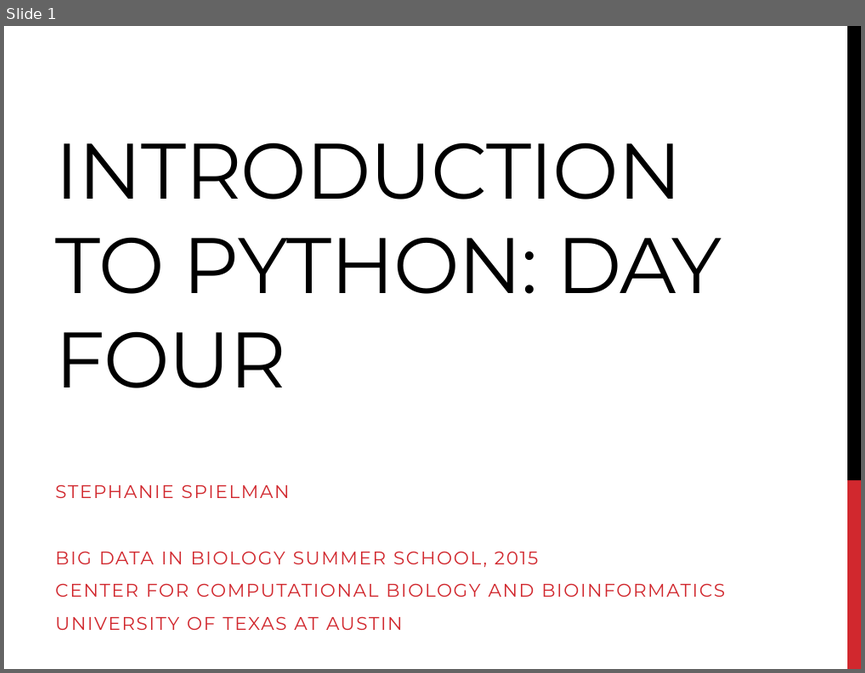
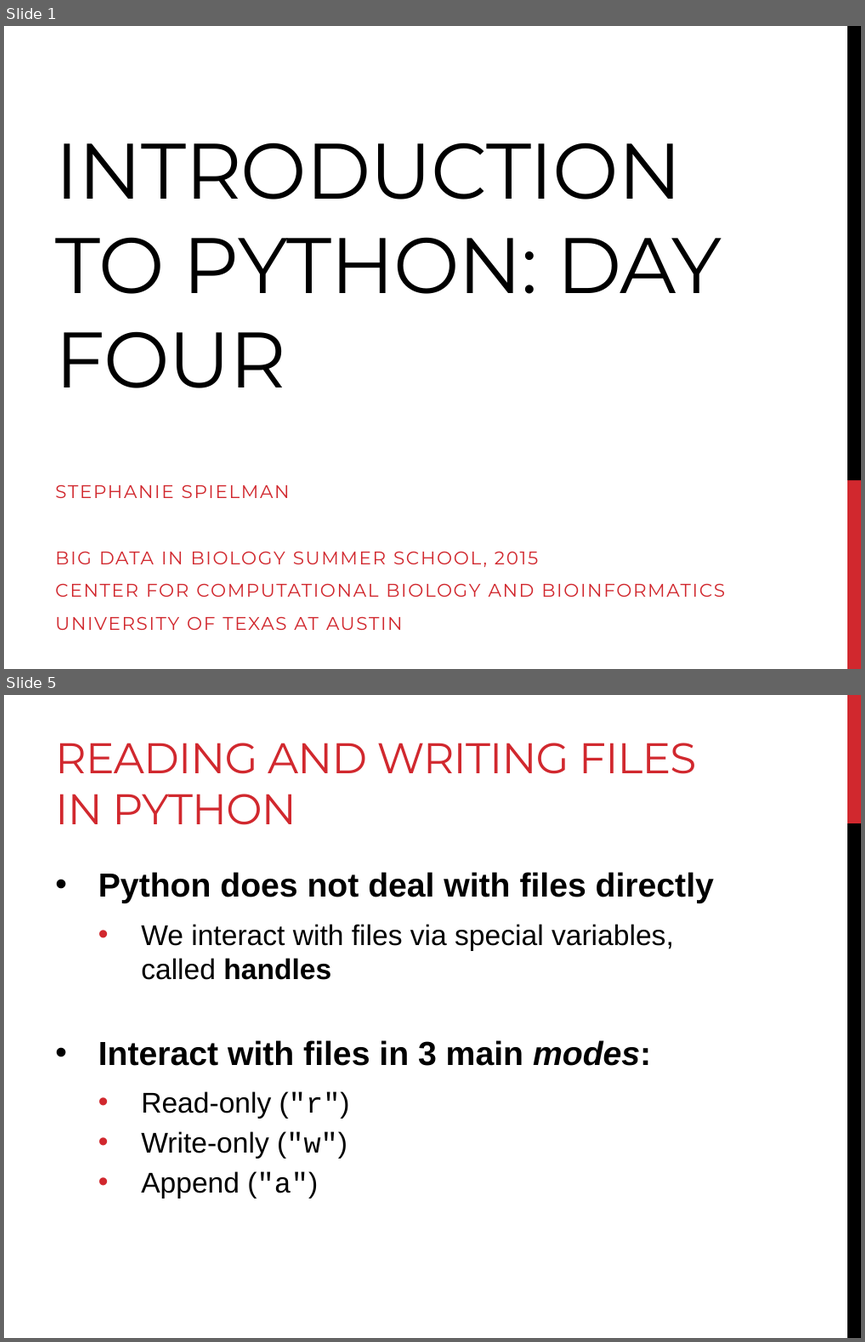
Before and after one commit to BjornFJohansson/ccbb_bigdata2015_python, a slide deck: slides/slides_day4.pptx. Shown one above the other, each under a label of ours: slide 1 before the commit, slides 1 and 5 after it; the slides between them are not shown. The pictures are 865x673 and 865x1342 pixels, drawn with LibreOffice and Linux fonts; fonts in the diff are those of the drawing. Boxes give left, top, right and bottom in pixels: in the first picture for what was removed or moved away, otherwise in the second. Text is boxed around its words. In the diff, an @@ line names an element or a change of style, - is before the commit and + after.

```diff
--- a/slides/slides_day4.pptx
+++ b/slides/slides_day4.pptx
@@ slide 5 added at bbox=[4, 695, 861, 1338], background #FFFFFF @@
@@ rectangle added at bbox=[847, 695, 861, 823], fill #D1282E @@
@@ title added at bbox=[55, 743, 696, 825], 36 pt, text #D1282E @@
+READING AND WRITING FILES IN PYTHON
@@ rectangle added at bbox=[847, 823, 861, 1338], fill #000000 @@
@@ text added at bbox=[98, 872, 714, 1198], 24 pt, text #000000 @@
+• Python does not deal with files directly
+  • We interact with files via special variables, called handles
+• Interact with files in 3 main modes:
+  • Read-only ("r")
+  • Write-only ("w")
+  • Append ("a")
```
Also in this commit, not shown: 1 slide changed, 24 other slides added, 27 other files.
